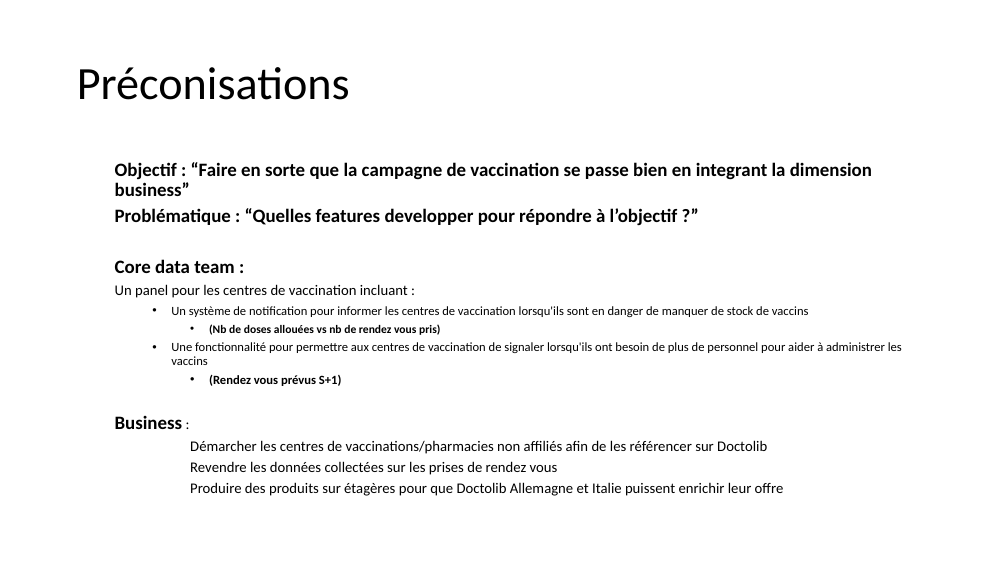
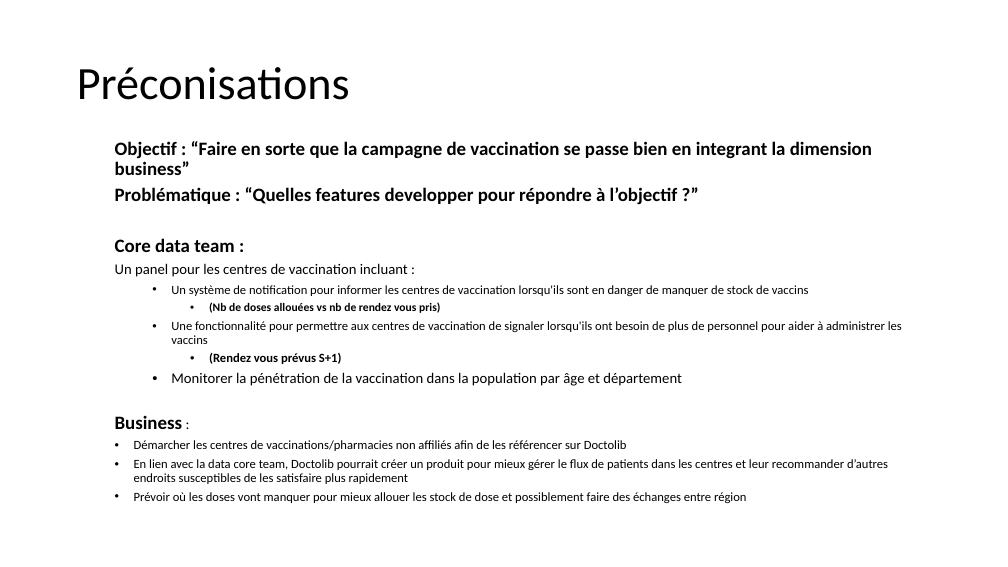
Before and after one commit to antoinersw/doctolib_test_case_pipeline, a slide deck: slide 14 of CAS PRATIQUE.pptx. Drawn at 1008x567 pixels with LibreOffice and Linux fonts; fonts in the diff are those of the drawing. Boxes give left, top, right and bottom in pixels: in the first picture for what was removed or moved away, otherwise in the second. Text is boxed around its words. In the diff, an @@ line names an element or a change of style, - is before the commit and + after.

```diff
--- a/CAS PRATIQUE.pptx
+++ b/CAS PRATIQUE.pptx
@@ text "Objectif : “Faire en sorte ..." moved from (x1=115, y1=162, x2=902, y2=496) to (x1=115, y1=141, x2=902, y2=503) @@
@@ text at (x1=171, y1=372, x2=682, y2=386): paragraph added @@
+    • Monitorer la pénétration de la vaccination dans la population par âge et département
@@ text at (x1=134, y1=440, x2=627, y2=451): size 14 to 12 pt in "Démarcher les centres de vaccinations/pharmacies non affilié ..."; bullet none to • @@
@@ text at (x1=134, y1=459, x2=888, y2=503): text changed; size 14 to 12 pt @@
-  Revendre les données collectées sur les prises de rendez vous
-  Produire des produits sur étagères pour que Doctolib Allemagne et Italie puissent enrichir leur offre
+  • En lien avec la data core team, Doctolib pourrait créer un produit pour mieux gérer le flux de patients dans les centres et leur recommander d’autres endroits susceptibles de les satisfaire plus rapidement
+  • Prévoir où les doses vont manquer pour mieux allouer les stock de dose et possiblement faire des échanges entre région
```
Also in this commit, not shown: 8 other slides changed, 1 other file.
